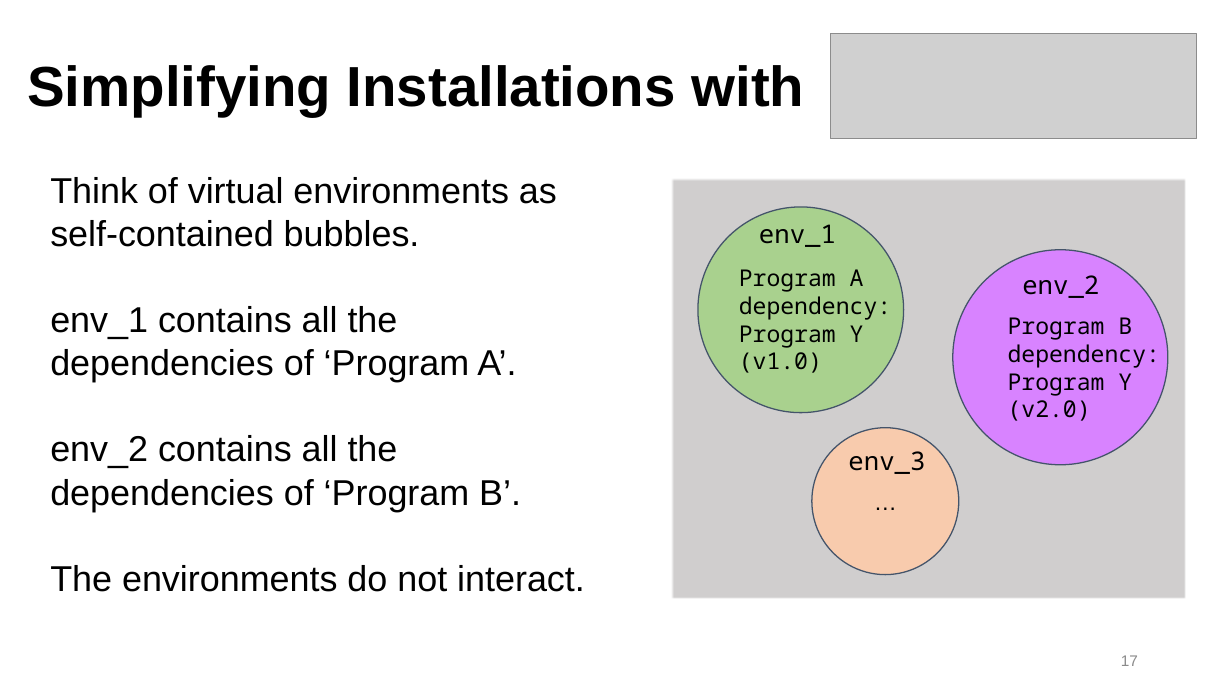
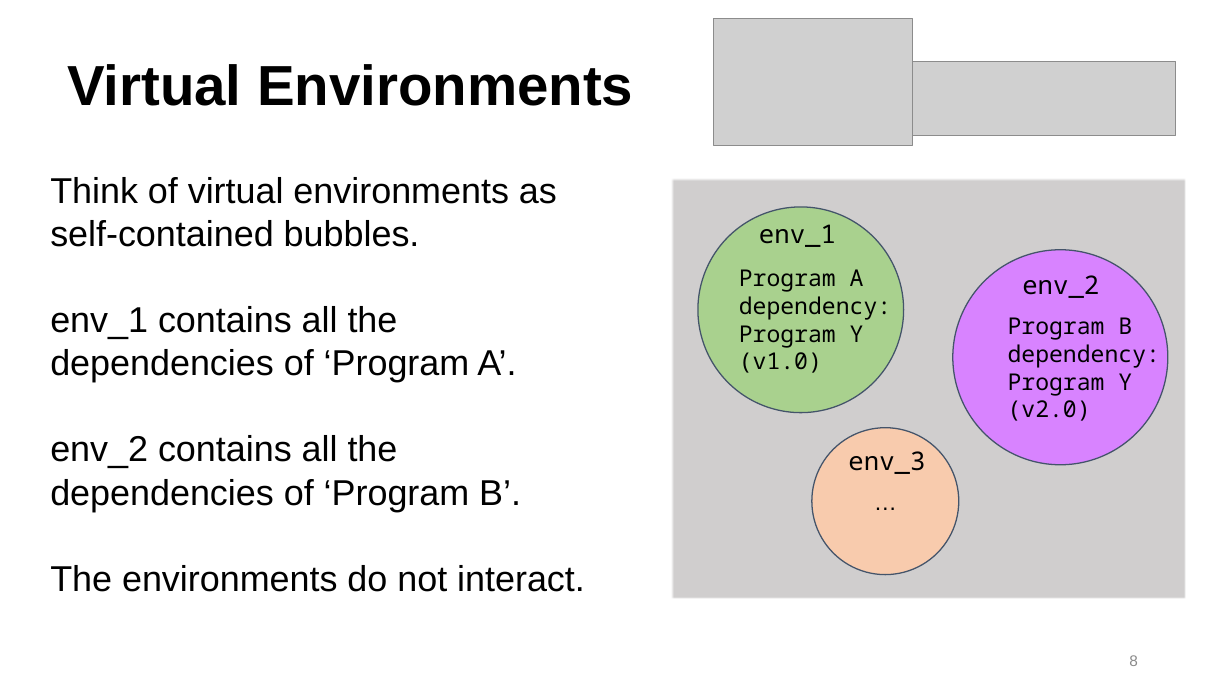
Before and after one commit to b-reyes/hpc_fundamentals_micro_credential, a slide deck: slide 8 of installing_software/installing_software.pptx (slide 17 before the commit). Drawn at 1232x693 pixels with LibreOffice and Linux fonts; fonts in the diff are those of the drawing; grey boxes stand for pictures; background and template pictures are left out. Boxes give left, top, right and bottom in pixels: in the first picture for what was removed or moved away, otherwise in the second. Text is boxed around its words. In the diff, an @@ line names an element or a change of style, - is before the commit and + after.

Commit message:
move description of a virtual environment to the beginning of the mamba section, go through Spack and Apptainer slides and clean up things (make them reflect the current state of the system), update EXERCUSES.md

```diff
--- a/installing_software/installing_software.pptx
+++ b/installing_software/installing_software.pptx
@@ picture added at <box>714,18,912,146</box> @@
@@ title at <box>67,64,633,106</box>: text changed @@
-Simplifying Installations with Spack
+Virtual Environments
@@ picture: place and size @@
-picture at <box>830,33,1196,139</box>
+picture at <box>906,61,1177,136</box>
@@ page number at <box>1129,655,1138,666</box>: text changed @@
-17
+8
```
Also in this commit, not shown: 10 other slides changed, 2 other files.
